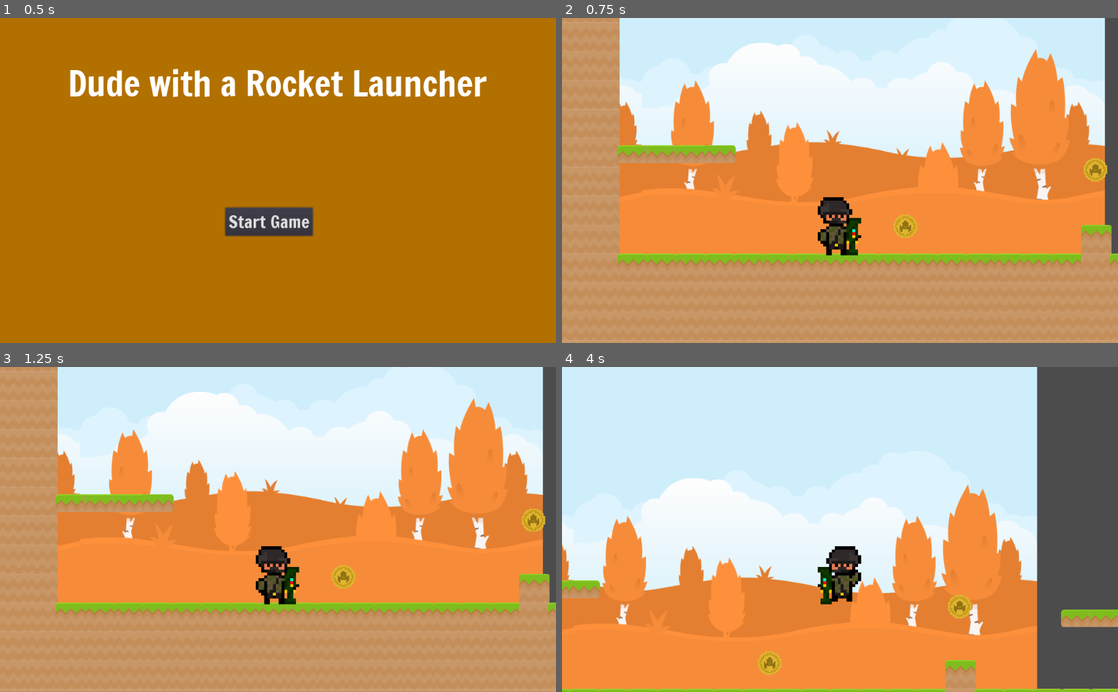
Above: before the commit, frames 1-4 (two rows, left to right).
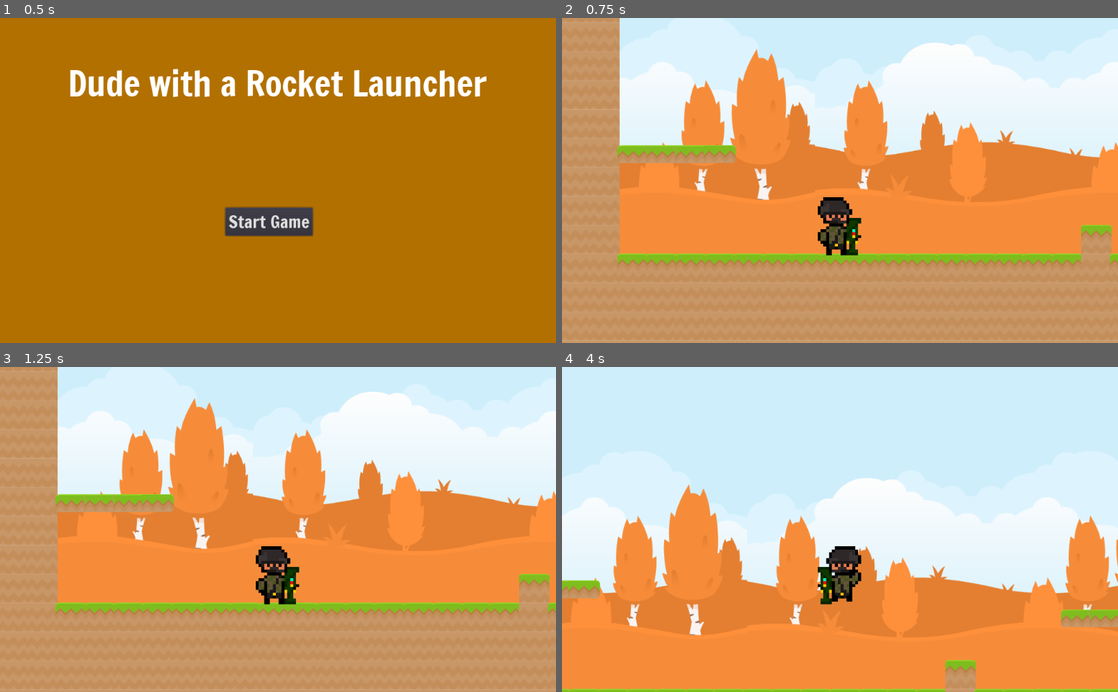
Above: after the commit, the same moments.

Repository: bsu-cs315/P2-ncbarber
Game: Godot game, scene res://src/Title.tscn
Two runs of this game, one before a commit and one after it. Both use one fixed random seed, a clock stepped at 60 frames per second and the inputs below.
Inputs:
- Up to frame 1 (0.5 s): no input
- Up to frame 2 (0.75 s): click "Start Game" at 0.5 s
- Up to frame 3 (1.25 s): no input
- Up to frame 4 (4 s): hold Space (rocket_launch) 1.28-2.03 s; hold D (right) 1.28-2.78 s; tap W (jump) at 1.52, 2.27, 3.77 s; tap Space (rocket_launch) at 2.1, 3.6 s; hold Left (left) 2.78-3.53 s; hold Space (rocket_launch) 2.78-3.53 s; hold D (right) from 3.53 s (still down)

Frame 1 is identical in both runs. In frame 2, 18% of the frame differs, in the area x 10-100%, y 0-73%; in frame 3, 18%; in frame 4, 30%, in the area x 0-100%, y 0-100%.
Error after the commit: Attempt to call function 'instance' in base 'null instance' on a null instance. (res://src/Level.gd:27)

Commit message:
Add particles to coins

Diff:
--- a/project/src/Character.tscn
+++ b/project/src/Character.tscn
@@ -1,11 +1,11 @@
 [gd_scene load_steps=14 format=2]
 
-[ext_resource path="res://assets/launcherMan.png" type="Texture" id=1]
-[ext_resource path="res://assets/launcherMan2.png" type="Texture" id=2]
-[ext_resource path="res://assets/launcherMan3.png" type="Texture" id=3]
+[ext_resource path="res://assets/Sprites/launcherMan.png" type="Texture" id=1]
+[ext_resource path="res://assets/Sprites/launcherMan2.png" type="Texture" id=2]
+[ext_resource path="res://assets/Sprites/launcherMan3.png" type="Texture" id=3]
 [ext_resource path="res://src/Character.gd" type="Script" id=4]
-[ext_resource path="res://assets/launcherMan5.png" type="Texture" id=5]
-[ext_resource path="res://assets/launcherMan4.png" type="Texture" id=6]
+[ext_resource path="res://assets/Sprites/launcherMan5.png" type="Texture" id=5]
+[ext_resource path="res://assets/Sprites/launcherMan4.png" type="Texture" id=6]
 [ext_resource path="res://assets/rocket_jump/RocketJump2.png" type="Texture" id=7]
 [ext_resource path="res://assets/rocket_jump/RocketJump5.png" type="Texture" id=8]
 [ext_resource path="res://assets/rocket_jump/RocketJump.png" type="Texture" id=9]
--- a/project/src/Coin.tscn
+++ b/project/src/Coin.tscn
@@ -1,13 +1,18 @@
-[gd_scene load_steps=7 format=2]
+[gd_scene load_steps=14 format=2]
 
 [ext_resource path="res://assets/coin/coinFrame.png" type="Texture" id=1]
 [ext_resource path="res://assets/coin/coinFrame4.png" type="Texture" id=2]
 [ext_resource path="res://assets/coin/coinFrame3.png" type="Texture" id=3]
 [ext_resource path="res://assets/coin/coinFrame2.png" type="Texture" id=4]
+[ext_resource path="res://assets/Sprites/spotlight_1.png" type="Texture" id=5]
+[ext_resource path="res://assets/Sprites/spotlight_8.png" type="Texture" id=6]
 
 [sub_resource type="CapsuleShape2D" id=1]
 radius = 263.57
 height = 94.9777
+
+[sub_resource type="CanvasItemMaterial" id=3]
+blend_mode = 1
 
 [sub_resource type="SpriteFrames" id=2]
 animations = [ {
@@ -17,6 +22,26 @@
 "speed": 5.0
 } ]
 
+[sub_resource type="CanvasItemMaterial" id=4]
+blend_mode = 1
+
+[sub_resource type="Gradient" id=5]
+colors = PoolColorArray( 0.542969, 0.534485, 0, 1, 0.214844, 0.211487, 0, 1 )
+
+[sub_resource type="GradientTexture" id=6]
+gradient = SubResource( 5 )
+
+[sub_resource type="ParticlesMaterial" id=7]
+emission_shape = 1
+emission_sphere_radius = 33.98
+flag_disable_z = true
+gravity = Vector3( 0, 0, 0 )
+orbit_velocity = 0.0
+orbit_velocity_random = 0.0
+scale = 0.2
+scale_random = 0.15
+color_ramp = SubResource( 6 )
+
 [node name="Coin" type="Area2D"]
 
 [node name="CollisionShape2D" type="CollisionShape2D" parent="."]
@@ -24,9 +49,20 @@
 scale = Vector2( 0.1, 0.1 )
 shape = SubResource( 1 )
 
+[node name="Backlight" type="Sprite" parent="."]
+visible = false
+material = SubResource( 3 )
+texture = ExtResource( 5 )
+
 [node name="AnimatedSprite" type="AnimatedSprite" parent="."]
 scale = Vector2( 0.1, 0.1 )
 frames = SubResource( 2 )
 animation = "idle"
-frame = 5
+frame = 3
 playing = true
+
+[node name="Particles2D" type="Particles2D" parent="."]
+material = SubResource( 4 )
+amount = 7
+process_material = SubResource( 7 )
+texture = ExtResource( 6 )
--- /dev/null
+++ b/project/src/CollectCoin.tscn
@@ -0,0 +1,3 @@
+[gd_scene format=2]
+
+[node name="CollectCoin" type="Node2D"]
--- a/project/src/Level.tscn
+++ b/project/src/Level.tscn
@@ -1,9 +1,9 @@
 [gd_scene load_steps=15 format=2]
 
-[ext_resource path="res://assets/backgroundColorFall.png" type="Texture" id=1]
-[ext_resource path="res://assets/tiles.png" type="Texture" id=2]
+[ext_resource path="res://assets/Sprites/backgroundColorFall.png" type="Texture" id=1]
+[ext_resource path="res://assets/Sprites/tiles.png" type="Texture" id=2]
 [ext_resource path="res://src/Level.gd" type="Script" id=4]
-[ext_resource path="res://assets/backgroundEmpty.png" type="Texture" id=5]
+[ext_resource path="res://assets/Sprites/backgroundEmpty.png" type="Texture" id=5]
 
 [sub_resource type="ConvexPolygonShape2D" id=1]
 points = PoolVector2Array( 1, 3.375, 66, 3.375, 68, 69, 0, 69 )
@@ -20,19 +20,19 @@
 [sub_resource type="ConvexPolygonShape2D" id=5]
 points = PoolVector2Array( 0, 0, 72, 0, 72, 39, 0, 39 )
 
+[sub_resource type="ConvexPolygonShape2D" id=6]
+points = PoolVector2Array( 0, 10, 37, 38, 66, 70, 0, 70 )
+
 [sub_resource type="ConvexPolygonShape2D" id=7]
-points = PoolVector2Array( 0, 10, 37, 38, 66, 70, 0, 70 )
+points = PoolVector2Array( 0, 0, 64, 0, 64, 63, 0, 63 )
 
 [sub_resource type="ConvexPolygonShape2D" id=8]
-points = PoolVector2Array( 0, 0, 64, 0, 64, 63, 0, 63 )
+points = PoolVector2Array( 0, 0, 64, 0, 64, 64, 0, 64 )
 
 [sub_resource type="ConvexPolygonShape2D" id=9]
-points = PoolVector2Array( 0, 0, 64, 0, 64, 64, 0, 64 )
-
-[sub_resource type="ConvexPolygonShape2D" id=10]
 points = PoolVector2Array( 30, 32, 64, 2, 66, 64, 7, 64 )
 
-[sub_resource type="TileSet" id=6]
+[sub_resource type="TileSet" id=10]
 0/name = "tiles.png 0"
 0/texture = ExtResource( 2 )
 0/tex_offset = Vector2( 0, 0 )
@@ -229,7 +229,6 @@
 [node name="ParallaxBackground" type="ParallaxBackground" parent="."]
 
 [node name="ParallaxLayer" type="ParallaxLayer" parent="ParallaxBackground"]
-position = Vector2( -383.016, 0 )
 motion_scale = Vector2( 0.5, 1 )
 motion_mirroring = Vector2( 1000, 0 )
 
@@ -238,7 +237,6 @@
 texture = ExtResource( 1 )
 
 [node name="ParallaxLayer2" type="ParallaxLayer" parent="ParallaxBackground"]
-position = Vector2( -383.016, 5.03967 )
 motion_mirroring = Vector2( 1000, 0 )
 
 [node name="Sprite" type="Sprite" parent="ParallaxBackground/ParallaxLayer2"]
Renamed: project/assets/backgroundColorFall.png -> project/assets/Sprites/backgroundColorFall.png
Not shown, changed: project/assets/Sprites/backgroundColorFall.png.import
Renamed: project/assets/backgroundEmpty.png -> project/assets/Sprites/backgroundEmpty.png
Not shown, changed: project/assets/Sprites/backgroundEmpty.png.import
Renamed: project/assets/launcherMan.png -> project/assets/Sprites/launcherMan.png
Not shown, changed: project/assets/Sprites/launcherMan.png.import
Renamed: project/assets/launcherMan2.png -> project/assets/Sprites/launcherMan2.png
Not shown, changed: project/assets/Sprites/launcherMan2.png.import
Renamed: project/assets/launcherMan3.png -> project/assets/Sprites/launcherMan3.png
Not shown, changed: project/assets/Sprites/launcherMan3.png.import
Renamed: project/assets/launcherMan4.png -> project/assets/Sprites/launcherMan4.png
Not shown, changed: project/assets/Sprites/launcherMan4.png.import
(and 8 more such lines)
